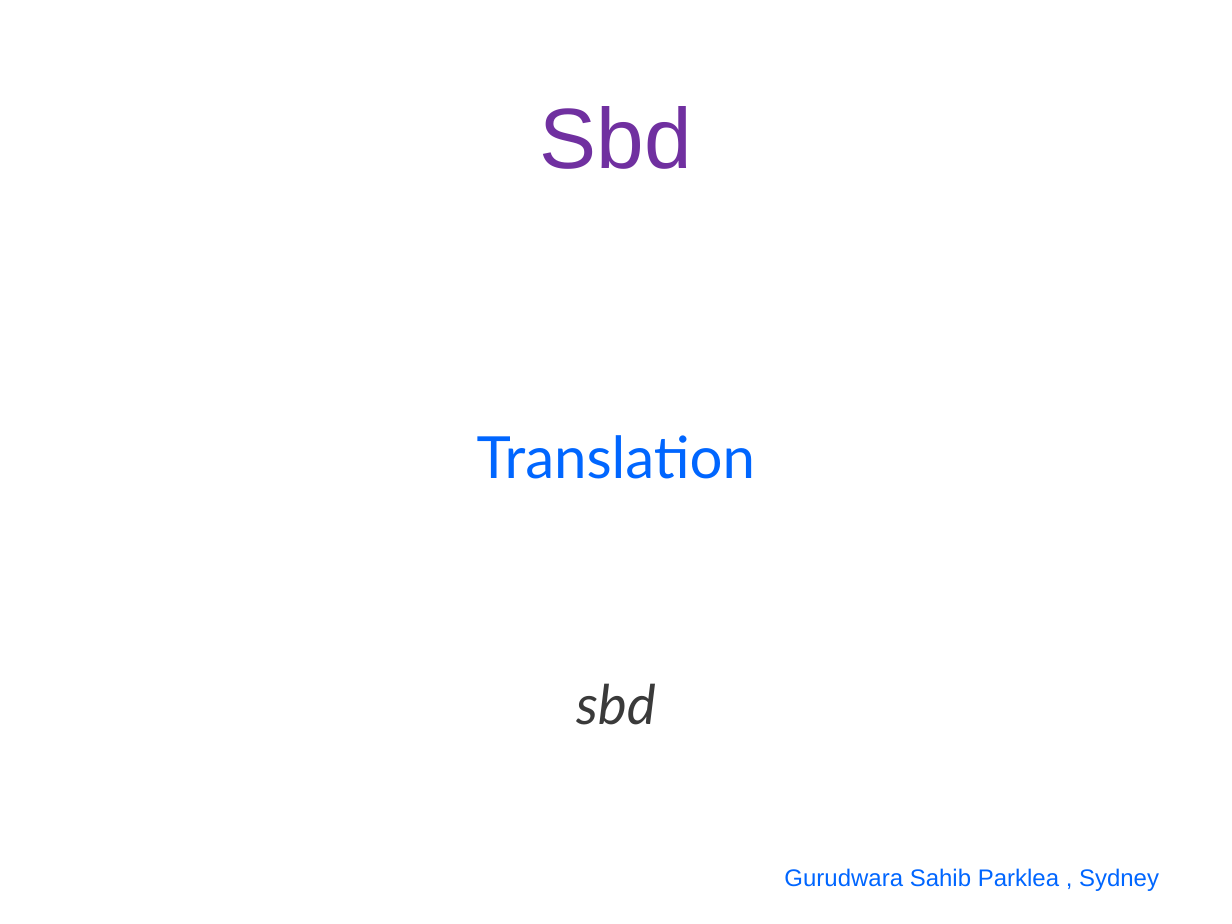
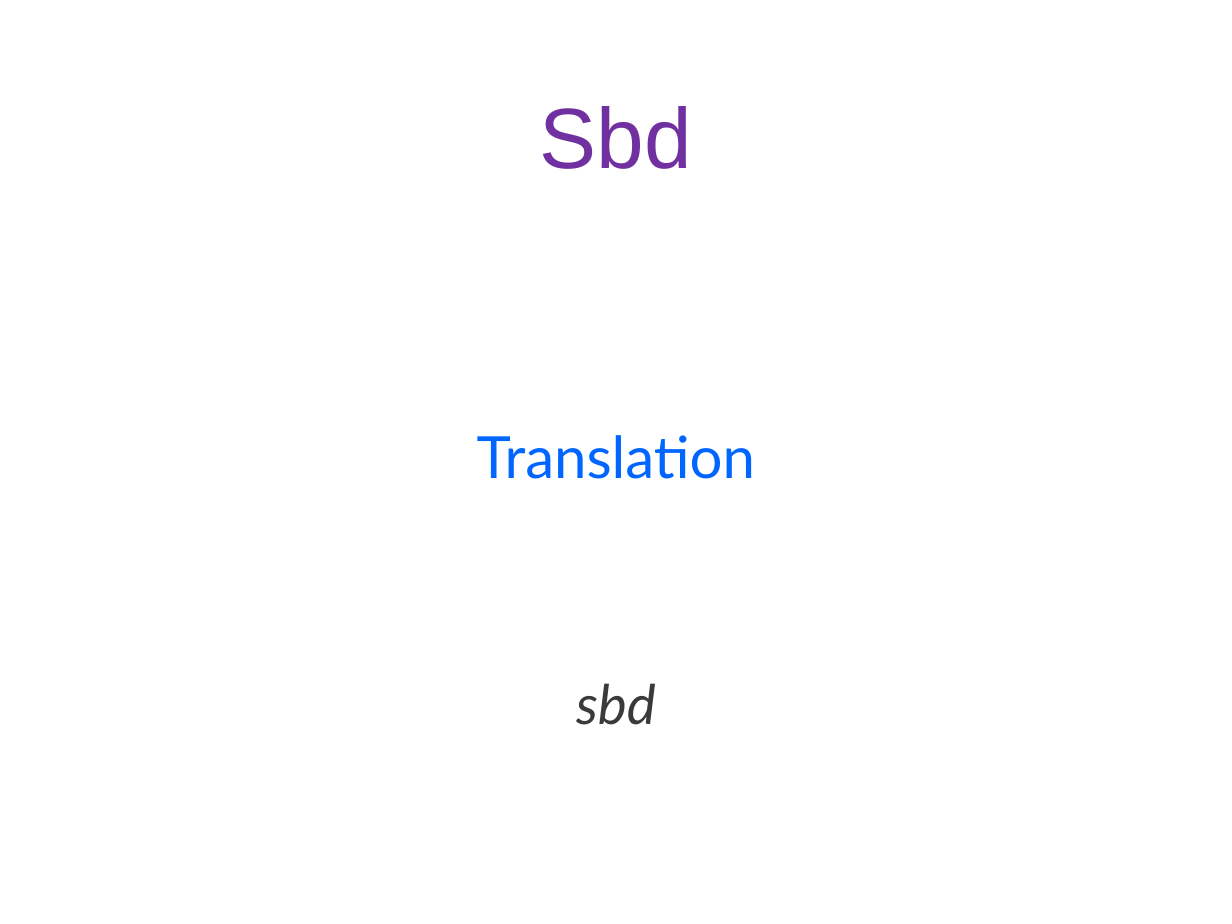
Before and after one commit to jagatsingh/sikhism, a slide deck: slide 1 of software/sikhi2max/themes/white_yellow_khanda.pptx. Drawn at 1232x924 pixels with LibreOffice and Linux fonts; fonts in the diff are those of the drawing; background and template pictures are left out. Boxes give left, top, right and bottom in pixels: in the first picture for what was removed or moved away, otherwise in the second. Text is boxed around its words. In the diff, an @@ line names an element or a change of style, - is before the commit and + after.

```diff
--- a/software/sikhi2max/themes/white_yellow_khanda.pptx
+++ b/software/sikhi2max/themes/white_yellow_khanda.pptx
@@ text removed at box(784, 868, 1159, 891) @@
-Gurudwara Sahib Parklea , Sydney
```
Also in this commit, not shown: 11 other files.
